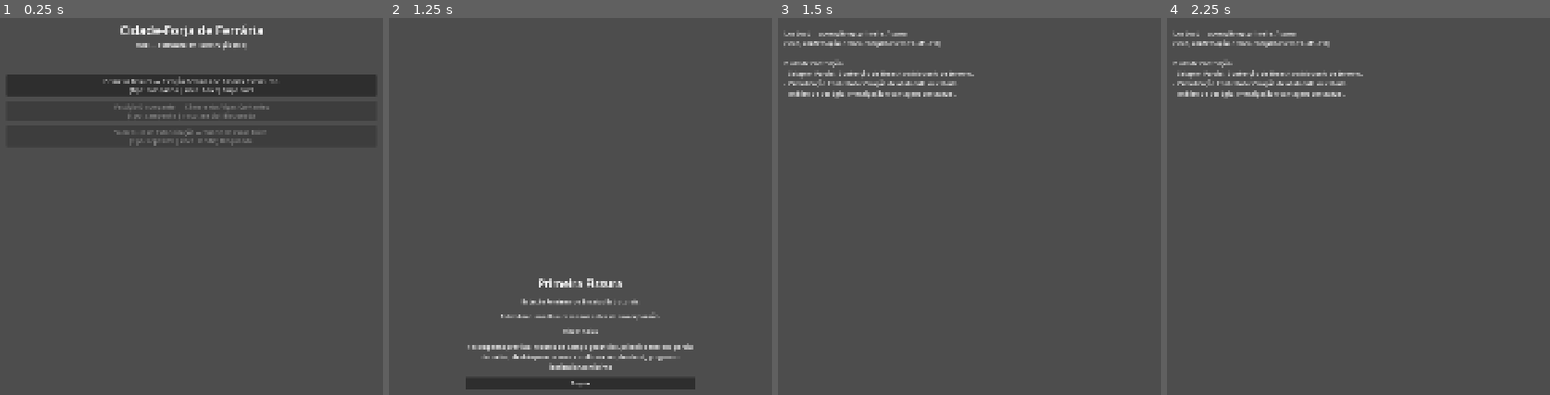
Above: before the commit, frames 1-4 (left to right).
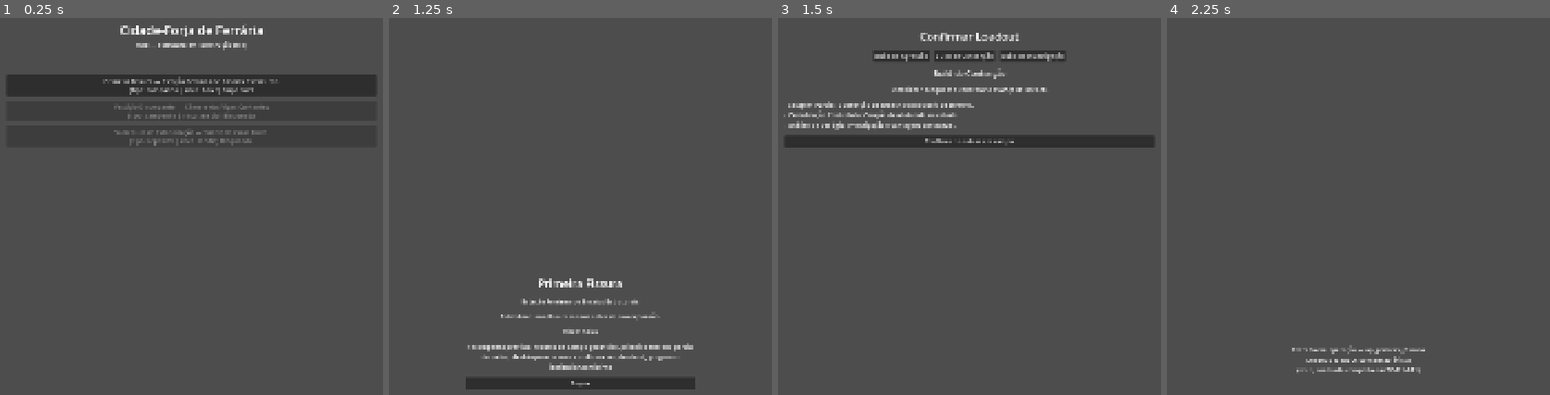
Above: after the commit, the same moments.

Repository: itsmeluan/azoth-breach
Game: Godot game, scene res://scenes/app/app_shell.tscn
Same seed, same stepped clock (60 frames per second), same inputs: the game is played once before the commit and once after it.
Inputs (mouse positions are in pixels of both pictures, inside the frame that each line leads up to):
- Up to frame 1 (0.25 s): no input
- Up to frame 2 (1.25 s): click "Primeira Fissura — Estação Fe…" at 0.5 s
- Up to frame 3 (1.5 s): click "Seguir" at 1.25 s
- Up to frame 4 (2.25 s): click (1358, 142) at 2 s, where only the run after the commit has a clickable "Confirmar e entrar em campo"

Frames 1-2 are identical in both runs. In frame 3, 8.0% of the frame differs, in the area x 1-99%, y 3-35%; in frame 4, 2.7%.

Commit message:
TK-M1-010: tela de loadout
Substitui o stub de Loadout por conteúdo real: exibe o preset ativo
(nome, foco tático, ETs equipadas com nome+papel) e permite trocar
entre os três presets (Contenção/Agressão/Investigação) via botões
gerados a partir de LoadoutLoader. A troca atualiza
SliceState.active_loadout imediatamente — sem estado local paralelo,
seguindo o princípio de Estado Explícito (06.1 §2.3).

"Confirmar e entrar em campo" navega para um novo stub de entrada em
operação (scenes/operations/operation_entry_screen.tscn), repassando
operation_id e loadout_id via contexto — conteúdo completo entra em
TK-M1-011.

Validado headless: parse limpo, e simulação do fluxo completo (Hub ->
Briefing -> Loadout -> troca para Build de Agressão, confirmando ETs
atualizadas -> Confirmar -> OperationEntryScreen com operation_id e
loadout_id corretos), via debug temporário removido antes do commit.
Durante a validação, uma sessão headless --editor anterior recriou em
disco o scenes/app/main.tscn (stub de TK-M1-001, já substituído pelo
App Shell em TK-M1-004) a partir de cache interno do editor — removido
de novo antes do commit; não faz parte da árvore versionada.

Refs: TK-M1-010 (docs/06_tecnologia/AZOTH_06.2)

Diff:
--- a/game/scenes/loadout/loadout_screen.tscn
+++ b/game/scenes/loadout/loadout_screen.tscn
@@ -11,7 +11,7 @@
 grow_vertical = 2
 script = ExtResource("1")
 
-[node name="LoadoutLabel" type="Label" parent="."]
+[node name="Content" type="VBoxContainer" parent="."]
 layout_mode = 1
 anchors_preset = 15
 anchor_right = 1.0
@@ -22,6 +22,37 @@
 offset_bottom = -60.0
 grow_horizontal = 2
 grow_vertical = 2
+theme_override_constants/separation = 16
+
+[node name="TitleLabel" type="Label" parent="Content"]
+layout_mode = 2
+theme_override_font_sizes/font_size = 28
+text = "Confirmar Loadout"
+horizontal_alignment = 1
+
+[node name="StyleButtons" type="HBoxContainer" parent="Content"]
+layout_mode = 2
+alignment = 1
+theme_override_constants/separation = 12
+
+[node name="LoadoutName" type="Label" parent="Content"]
+layout_mode = 2
+theme_override_font_sizes/font_size = 20
+text = ""
+horizontal_alignment = 1
+
+[node name="LoadoutDescription" type="Label" parent="Content"]
+layout_mode = 2
+autowrap_mode = 3
+text = ""
+horizontal_alignment = 1
+
+[node name="EtsList" type="Label" parent="Content"]
+layout_mode = 2
 autowrap_mode = 3
 text = ""
 horizontal_alignment = 0
+
+[node name="ConfirmButton" type="Button" parent="Content"]
+layout_mode = 2
+text = "Confirmar e entrar em campo"
--- /dev/null
+++ b/game/scenes/operations/operation_entry_screen.tscn
@@ -0,0 +1,29 @@
+[gd_scene load_steps=2 format=3]
+
+[ext_resource type="Script" path="res://scripts/features/operations/operation_entry_screen.gd" id="1"]
+
+[node name="OperationEntryScreen" type="Control"]
+layout_mode = 3
+anchors_preset = 15
+anchor_right = 1.0
+anchor_bottom = 1.0
+grow_horizontal = 2
+grow_vertical = 2
+script = ExtResource("1")
+
+[node name="StatusLabel" type="Label" parent="."]
+layout_mode = 1
+anchors_preset = 8
+anchor_left = 0.5
+anchor_top = 0.5
+anchor_right = 0.5
+anchor_bottom = 0.5
+offset_left = -240.0
+offset_top = -40.0
+offset_right = 240.0
+offset_bottom = 40.0
+grow_horizontal = 2
+grow_vertical = 2
+autowrap_mode = 3
+text = ""
+horizontal_alignment = 1
--- a/game/scripts/features/loadout/loadout_screen.gd
+++ b/game/scripts/features/loadout/loadout_screen.gd
@@ -1,8 +1,18 @@
 extends Control
 
+signal navigate_to(scene_path: String, context: Dictionary)
+
+const OPERATION_ENTRY_SCENE := "res://scenes/operations/operation_entry_screen.tscn"
+
 var _operation_id: String = ""
+var _loadouts: Array[Dictionary] = []
+var _ets_by_id: Dictionary = {}
 
-@onready var status_label: Label = $LoadoutLabel
+@onready var style_buttons_container: HBoxContainer = $Content/StyleButtons
+@onready var loadout_name_label: Label = $Content/LoadoutName
+@onready var loadout_description_label: Label = $Content/LoadoutDescription
+@onready var ets_list_label: Label = $Content/EtsList
+@onready var confirm_button: Button = $Content/ConfirmButton
 
 
 func set_context(context: Dictionary) -> void:
@@ -10,38 +20,54 @@
 
 
 func _ready() -> void:
-	status_label.text = _build_status_text()
+	_loadouts = LoadoutLoader.load_all()
+	_index_ets()
+	_build_style_buttons()
+	_display_loadout(SliceState.active_loadout)
+	confirm_button.pressed.connect(_on_confirm_pressed)
 
 
-func _build_status_text() -> String:
-	var lines: Array[String] = [
-		"Loadout — operação %s" % _operation_id,
-		"(stub, confirmação e troca completas em TK-M1-010)",
-		"",
-	]
-
-	var active_loadout := _find_active_loadout()
-	if active_loadout.is_empty():
-		return "\n".join(lines)
-
-	lines.append(active_loadout.get("name", ""))
-	var ets_by_id := _index_ets_by_id()
-	for et_id in active_loadout.get("ets", []):
-		var et: Dictionary = ets_by_id.get(et_id, {})
-		lines.append("- %s: %s" % [et.get("name", et_id), et.get("role", "")])
-
-	return "\n".join(lines)
+func _index_ets() -> void:
+	for et in ETLoader.load_all():
+		_ets_by_id[et.get("id")] = et
 
 
-func _find_active_loadout() -> Dictionary:
-	for loadout in LoadoutLoader.load_all():
-		if loadout.get("id") == SliceState.active_loadout:
+func _build_style_buttons() -> void:
+	for loadout in _loadouts:
+		var loadout_id: String = loadout.get("id", "")
+		var button := Button.new()
+		button.text = loadout.get("name", "")
+		button.pressed.connect(func() -> void: _select_loadout(loadout_id))
+		style_buttons_container.add_child(button)
+
+
+func _select_loadout(loadout_id: String) -> void:
+	SliceState.active_loadout = loadout_id
+	_display_loadout(loadout_id)
+
+
+func _display_loadout(loadout_id: String) -> void:
+	var loadout := _find_loadout(loadout_id)
+	if loadout.is_empty():
+		return
+	loadout_name_label.text = loadout.get("name", "")
+	loadout_description_label.text = loadout.get("description_short", "")
+	var lines: Array[String] = []
+	for et_id in loadout.get("ets", []):
+		var et: Dictionary = _ets_by_id.get(et_id, {})
+		lines.append("- %s: %s" % [et.get("name", et_id), et.get("role", "")])
+	ets_list_label.text = "\n".join(lines)
+
+
+func _find_loadout(loadout_id: String) -> Dictionary:
+	for loadout in _loadouts:
+		if loadout.get("id") == loadout_id:
 			return loadout
 	return {}
 
 
-func _index_ets_by_id() -> Dictionary:
-	var index := {}
-	for et in ETLoader.load_all():
-		index[et.get("id")] = et
-	return index
+func _on_confirm_pressed() -> void:
+	navigate_to.emit(OPERATION_ENTRY_SCENE, {
+		"operation_id": _operation_id,
+		"loadout_id": SliceState.active_loadout,
+	})
--- /dev/null
+++ b/game/scripts/features/operations/operation_entry_screen.gd
@@ -0,0 +1,16 @@
+extends Control
+
+var _context: Dictionary = {}
+
+@onready var status_label: Label = $StatusLabel
+
+
+func set_context(context: Dictionary) -> void:
+	_context = context
+
+
+func _ready() -> void:
+	status_label.text = "Entrada em operação — %s\nLoadout: %s\n(stub, conteúdo completo em TK-M1-011)" % [
+		_context.get("operation_id", ""),
+		_context.get("loadout_id", ""),
+	]
Not shown, added: game/scripts/features/operations/operation_entry_screen.gd.uid
Not shown, changed: CLAUDE.md
